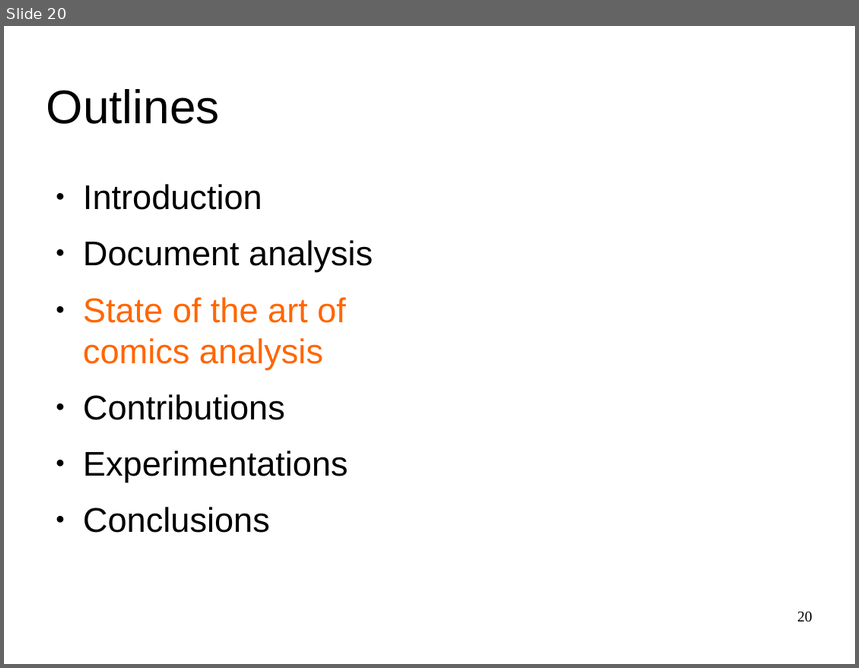
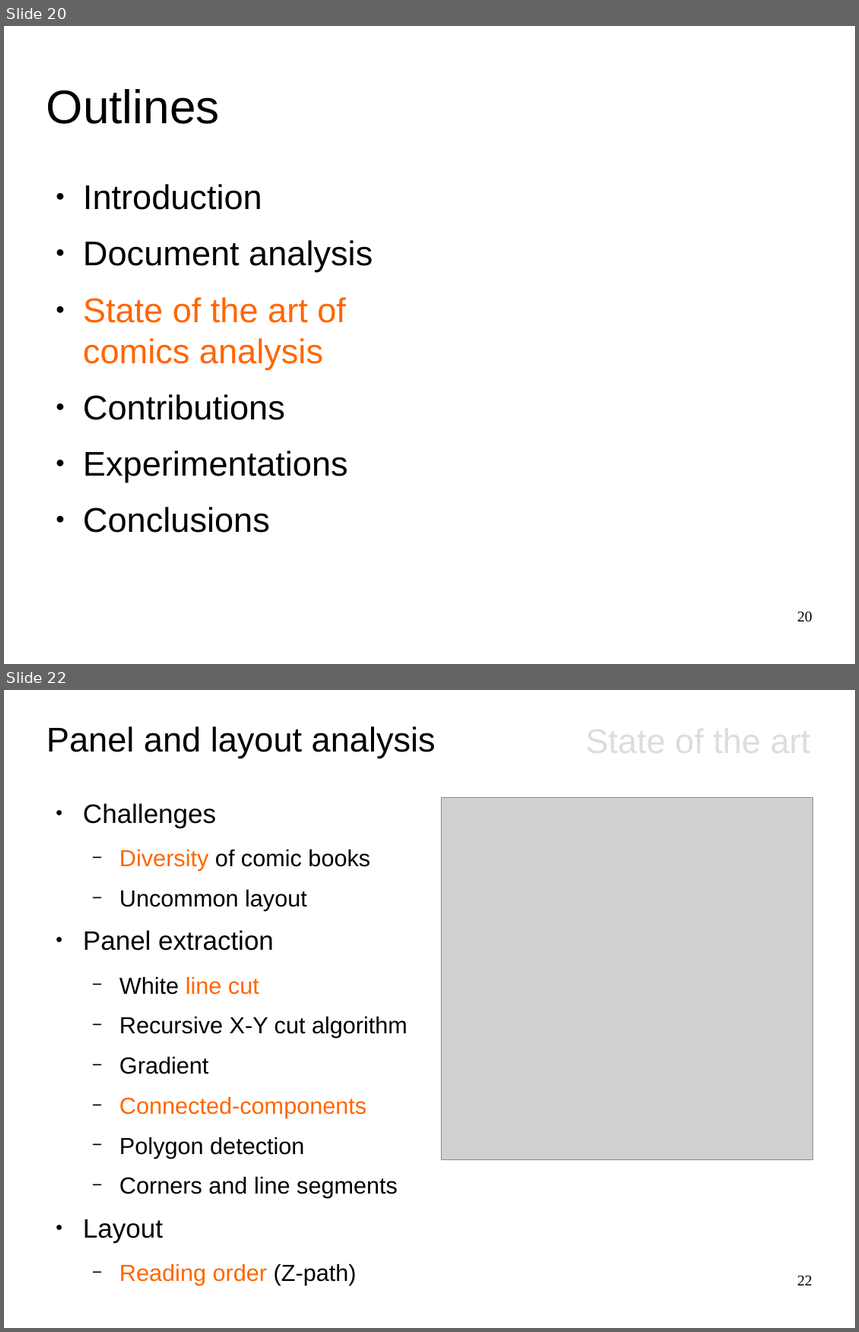
Before and after one commit to crigaud/thesis, a slide deck: presentation/1_context/main.odp. Shown one above the other, each under a label of ours: slide 20 before the commit, slides 20 and 22 after it; the slides between them are not shown. The pictures are 859x668 and 859x1332 pixels, drawn with LibreOffice and Linux fonts; fonts in the diff are those of the drawing; grey boxes stand for pictures. Boxes give left, top, right and bottom in pixels: in the first picture for what was removed or moved away, otherwise in the second. Text is boxed around its words. In the diff, an @@ line names an element or a change of style, - is before the commit and + after.

```diff
--- a/presentation/1_context/main.odp
+++ b/presentation/1_context/main.odp
@@ slide 22 added at [4, 690, 855, 1328], background #FFFFFF @@
@@ title added at [47, 726, 436, 758], 32 pt, text #000000 @@
+Panel and layout analysis
@@ text added at [83, 803, 408, 1286], 21.7 pt, text #000000 @@
+● Challenges
+  − Diversity of comic books
+  − Uncommon layout
+● Panel extraction
+  − White line cut
+  − Recursive X-Y cut algorithm
+  − Gradient
+  − Connected-components
+  − Polygon detection
+  − Corners and line segments
+● Layout
+  − Reading order (Z-path)
@@ picture added at [442, 797, 813, 1160] @@
@@ page number added at [797, 1276, 813, 1286], 14 pt, text #000000 @@
+22
```
Also in this commit, not shown: 6 slides changed, 7 other slides added, 5 other files.
